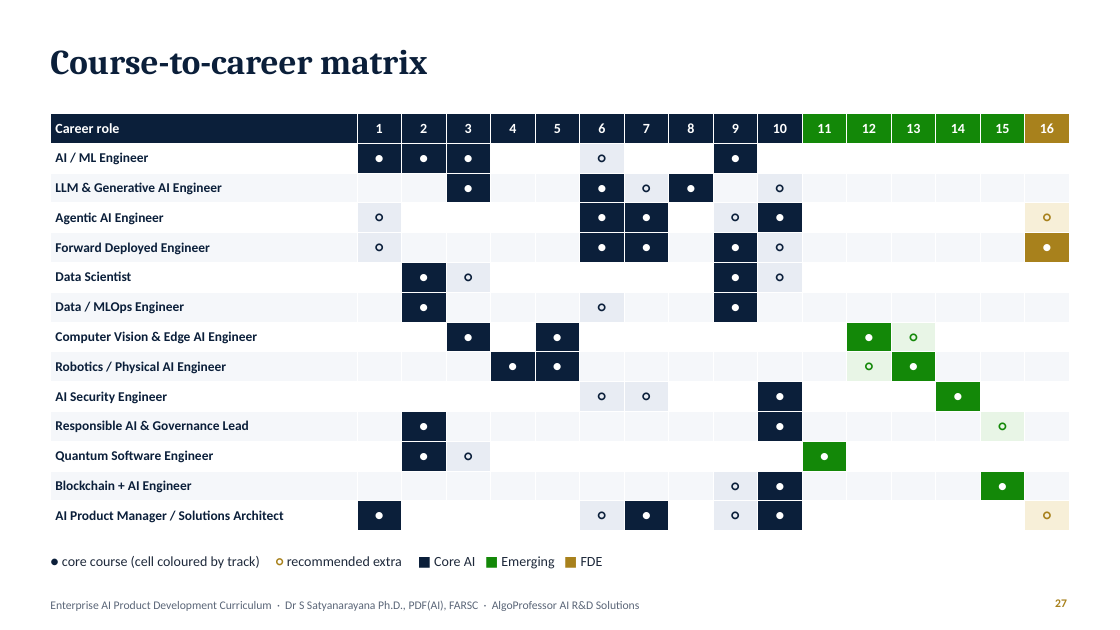
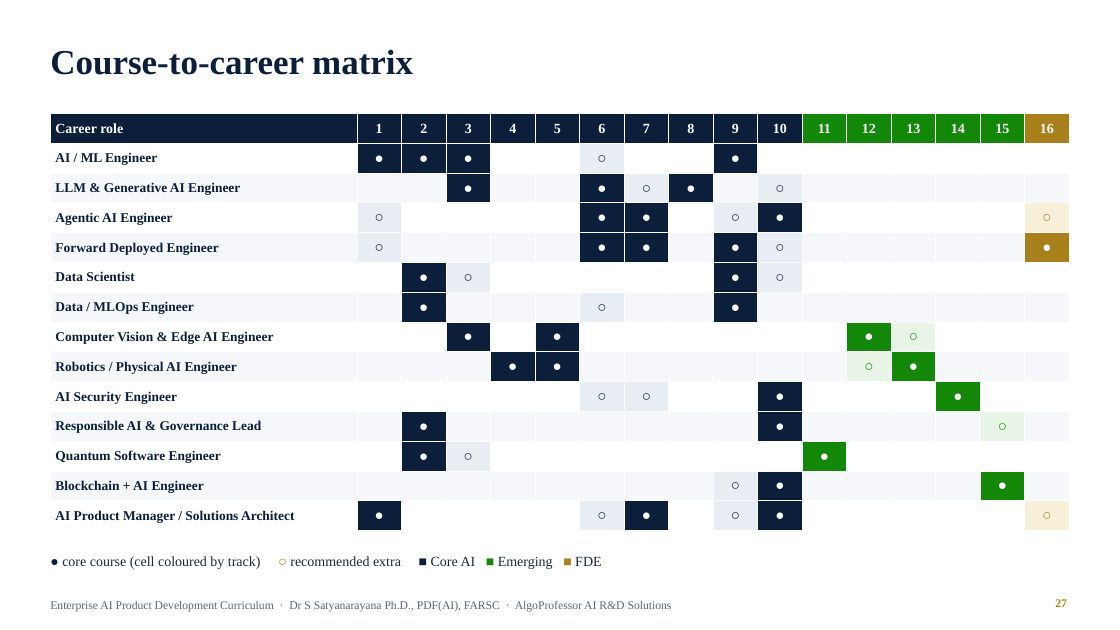
Before and after one commit to drssnaiml1-cell/enterprise-ai-syllabus, a slide deck: slide 27 of slides/Enterprise_AI_Curriculum.pptx. Drawn at 1120x630 pixels with LibreOffice and Linux fonts; fonts in the diff are those of the drawing. Boxes give left, top, right and bottom in pixels: in the first picture for what was removed or moved away, otherwise in the second. Text is boxed around its words. In the diff, an @@ line names an element or a change of style, - is before the commit and + after.

```diff
--- a/slides/Enterprise_AI_Curriculum.pptx
+++ b/slides/Enterprise_AI_Curriculum.pptx
@@ title "Course-to-career matrix" at bbox=[50, 49, 413, 75]: font Cambria to Times New Roman @@
@@ table at bbox=[50, 113, 1070, 527] @@
@@ font Calibri to Times New Roman @@
@@ font Calibri to Times New Roman in 3 elements at bbox=[62, 556, 601, 569], bbox=[1055, 599, 1067, 607], bbox=[50, 601, 672, 612] @@
```
Also in this commit, not shown: 36 other slides changed, 9 other files.
